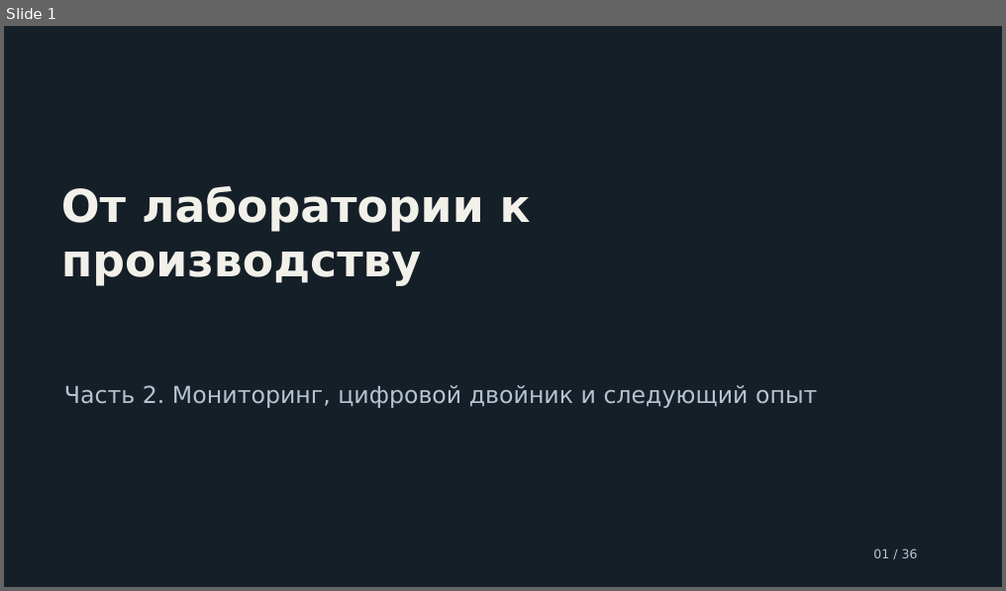
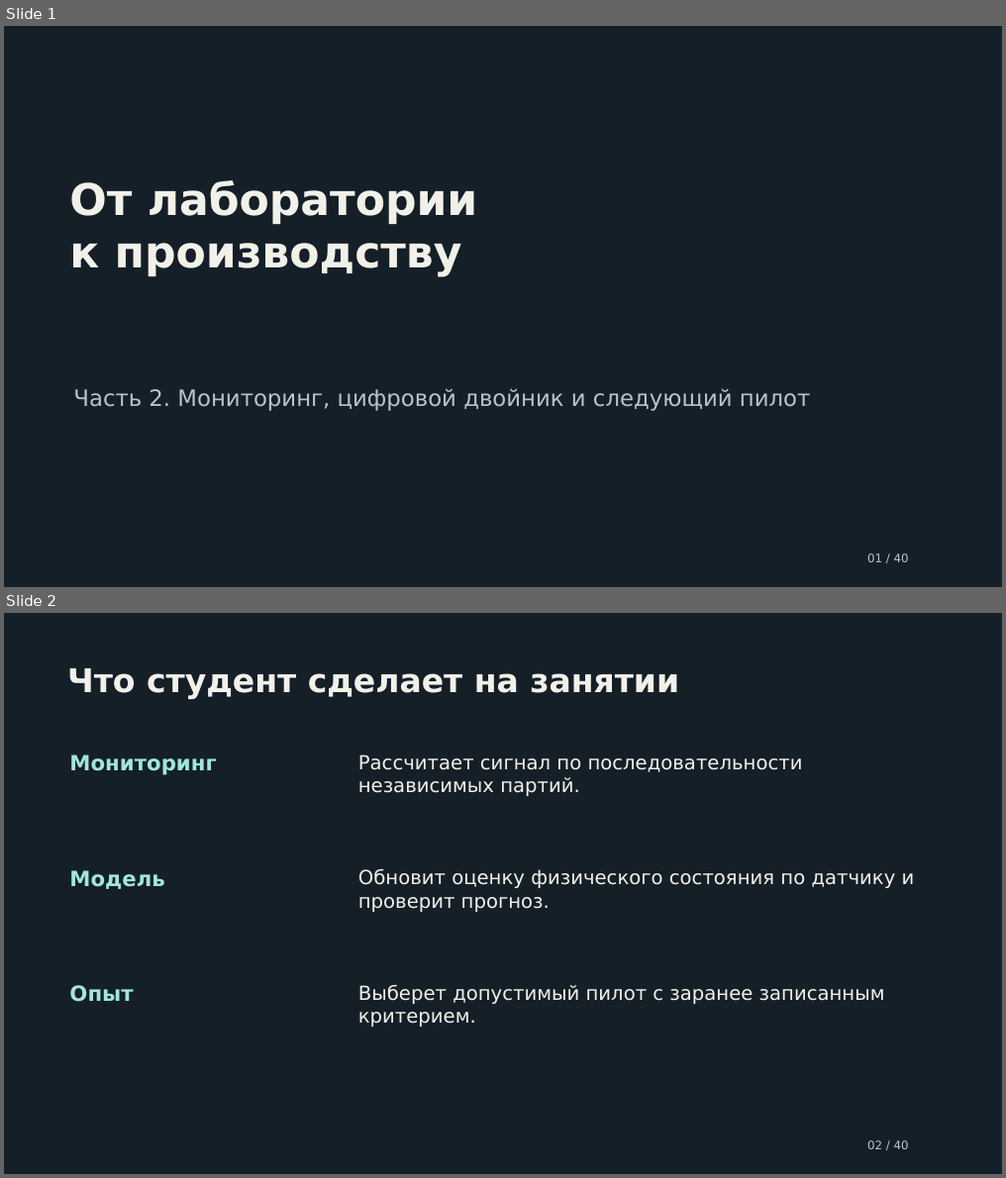
Before and after one commit to ashrpv/computer_science_in_nanoscience, a slide deck: slides/14_from_lab_to_production_monitoring_and_twin.pptx. Shown one above the other, each under a label of ours: slide 1 before the commit, slides 1 and 2 after it. The pictures are 1006x591 and 1006x1178 pixels, drawn with LibreOffice and Linux fonts; fonts in the diff are those of the drawing. Boxes give left, top, right and bottom in pixels: in the first picture for what was removed or moved away, otherwise in the second. Text is boxed around its words. In the diff, an @@ line names an element or a change of style, - is before the commit and + after.

```diff
--- a/slides/14_from_lab_to_production_monitoring_and_twin.pptx
+++ b/slides/14_from_lab_to_production_monitoring_and_twin.pptx
@@ slide 2 added at box(4, 613, 1002, 1174), background #151F28 @@
@@ text added at box(67, 668, 679, 699), 31.5 pt, text #F2F1E9, bold @@
+Что студент сделает на занятии
@@ text added at box(69, 755, 216, 775), 20.2 pt, text #A0E6DC, bold @@
+Мониторинг
@@ text added at box(358, 755, 803, 796), 18.8 pt, text #F2F1E9 @@
+Рассчитает сигнал по последовательности независимых партий.
@@ text added at box(69, 870, 164, 889), 20.2 pt, text #A0E6DC, bold @@
+Модель
@@ text added at box(358, 869, 915, 912), 18.8 pt, text #F2F1E9 @@
+Обновит оценку физического состояния по датчику и проверит прогноз.
@@ text added at box(69, 985, 133, 1002), 20.2 pt, text #A0E6DC, bold @@
+Опыт
@@ text added at box(358, 985, 885, 1027), 18.8 pt, text #F2F1E9 @@
+Выберет допустимый пилот с заранее записанным критерием.
@@ text added at box(867, 1141, 909, 1150), 11.2 pt, text #B6C3D0 @@
+02 / 40
@@ slide 1 changed as well @@
@@ text at box(69, 180, 478, 276): text changed; size 43.5 to 42 pt @@
-От лаборатории к производству
+От лаборатории
+к производству
@@ text at box(73, 388, 810, 411): text changed; size 22.5 to 21.8 pt @@
-Часть 2. Мониторинг, цифровой двойник и следующий опыт
+Часть 2. Мониторинг, цифровой двойник и следующий пилот
@@ vertical alignment middle to top in 3 elements at box(69, 180, 478, 276), box(73, 388, 810, 411), box(867, 554, 909, 563) @@
@@ text at box(867, 554, 909, 563): text changed; size 12 to 11.2 pt @@
-01 / 36
+01 / 40
```
Also in this commit, not shown: 38 other slides added, 35 slides removed, 8 other files.
